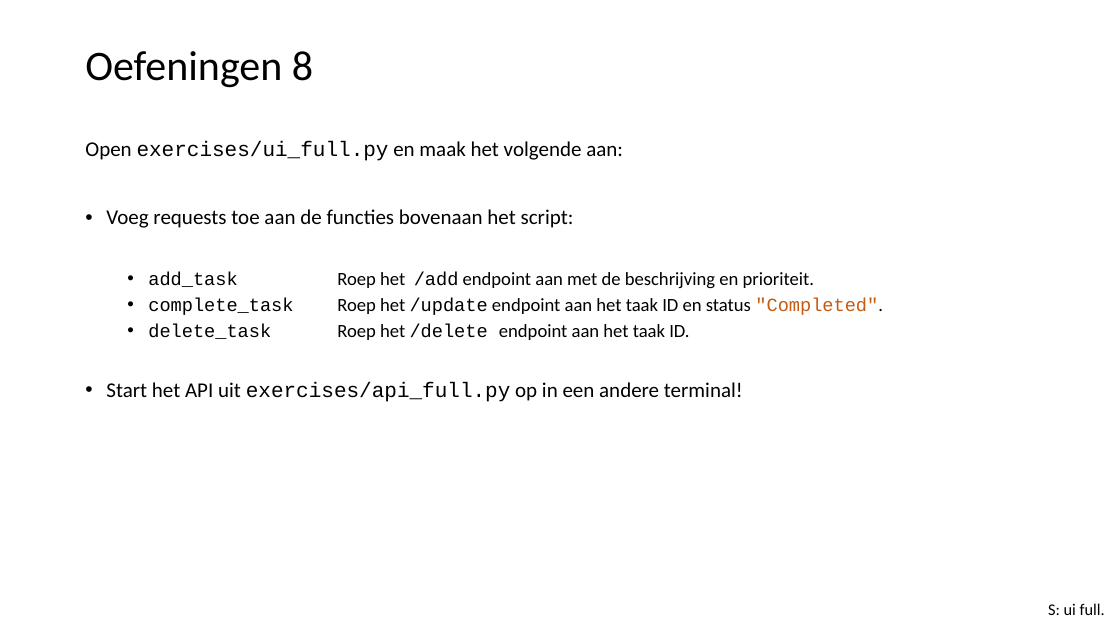
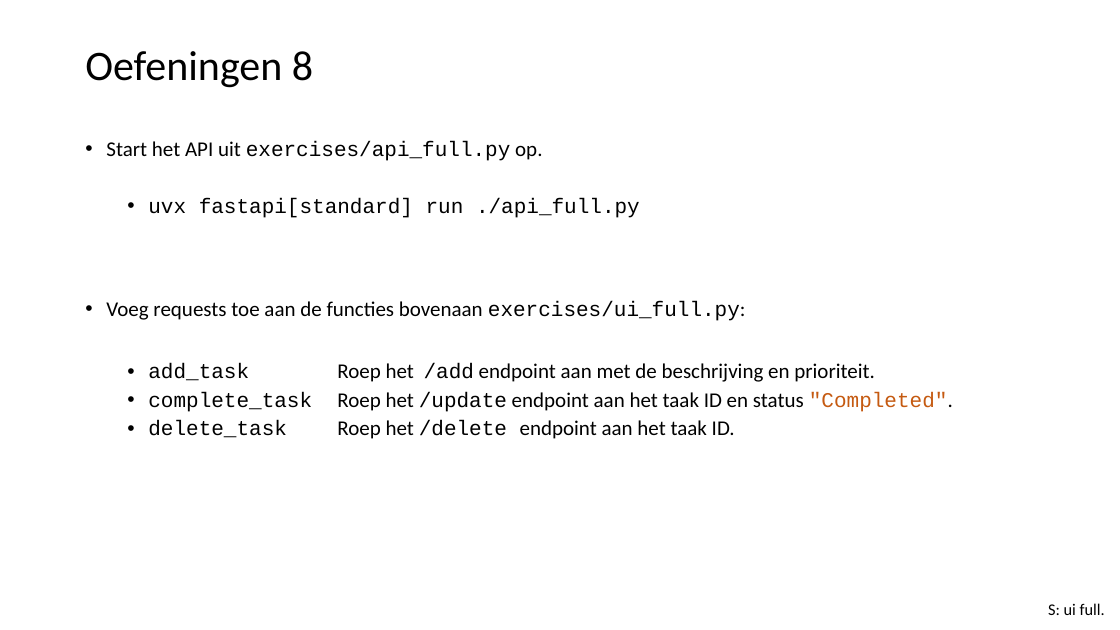
Before and after one commit to LFKoning/knowledge-sharing, a slide deck: slide 45 of python_course_4p/4_fastapi_streamlit/4_fastapi_streamlit.pptx (slide 44 before the commit). Drawn at 1120x630 pixels with LibreOffice and Linux fonts; fonts in the diff are those of the drawing. Boxes give left, top, right and bottom in pixels: in the first picture for what was removed or moved away, otherwise in the second. Text is boxed around its words. In the diff, an @@ line names an element or a change of style, - is before the commit and + after.

```diff
--- a/python_course_4p/4_fastapi_streamlit/4_fastapi_streamlit.pptx
+++ b/python_course_4p/4_fastapi_streamlit/4_fastapi_streamlit.pptx
@@ text at (106, 141, 746, 321): text changed; font Calibri to Courier New @@
-Open exercises/ui_full.py en maak het volgende aan:
-• Voeg requests toe aan de functies bovenaan het script:
+• Start het API uit exercises/api_full.py op.
+  • uvx fastapi[standard] run ./api_full.py
+• Voeg requests toe aan de functies bovenaan exercises/ui_full.py:
@@ text at (106, 382, 743, 402): paragraph removed @@
-• Start het API uit exercises/api_full.py op in een andere terminal!
@@ text at (148, 363, 953, 439): size 16 to 18 pt in "add_task Roep het /add endpoint aan met ...", "complete_task Roep het /update endpoint aan het ...", "delete_task Roep het /delete endpoint aan het ..." @@
```
Also in this commit, not shown: 1 other slide changed, 1 slide added, 1 other file.
